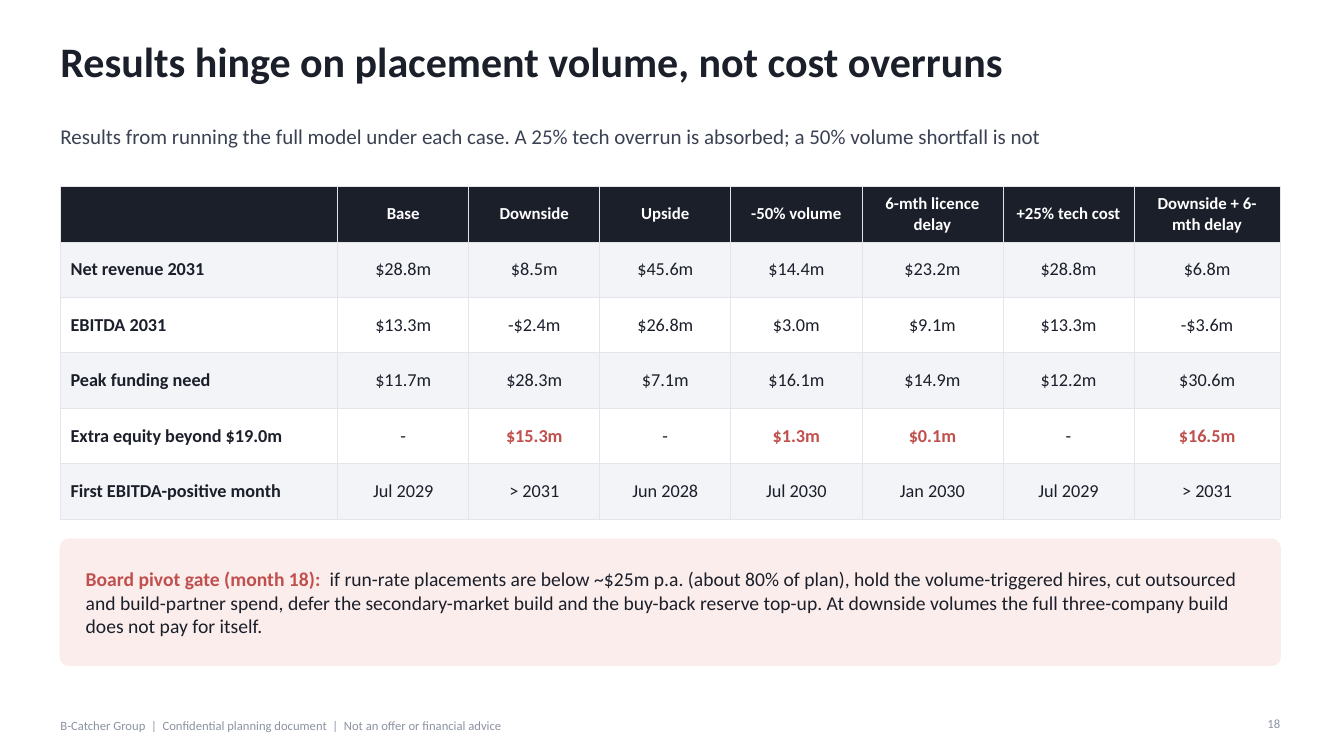
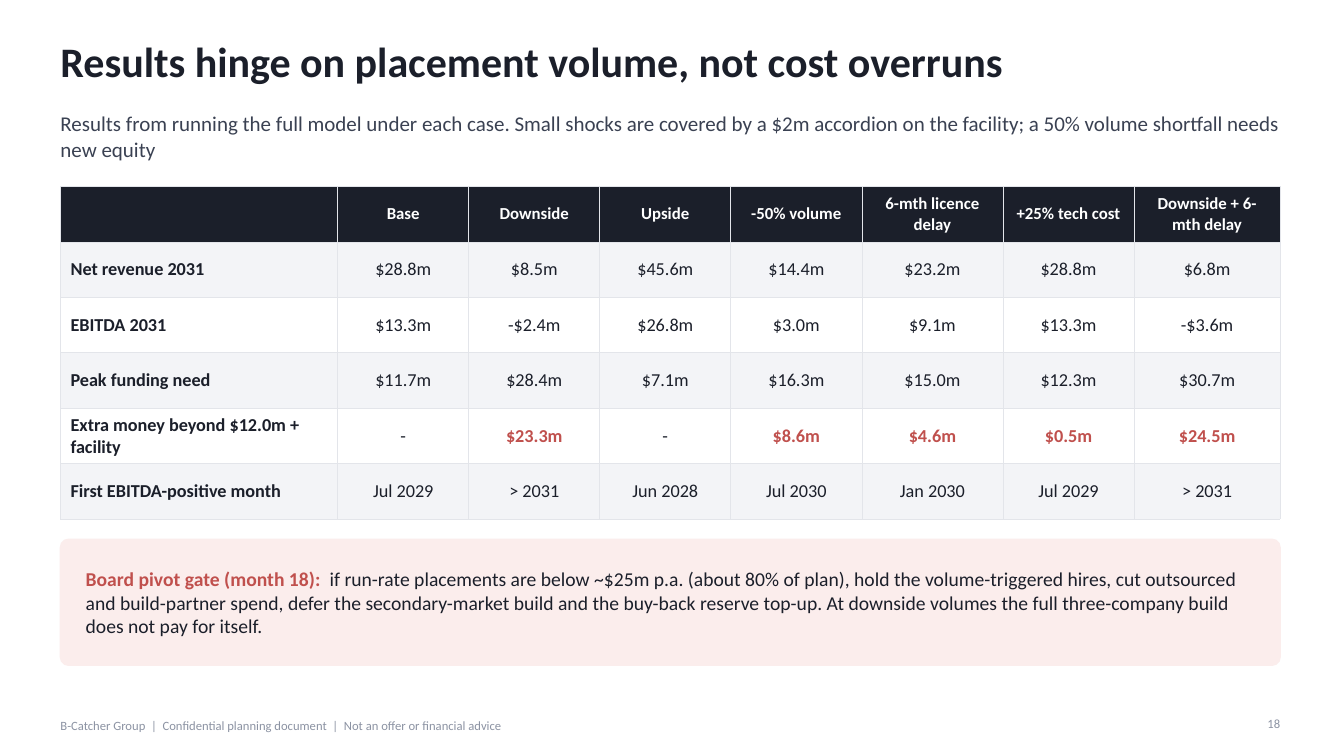
Before and after one commit to SimonQTangible/github-slideshow, a slide deck: slide 18 of bcatcher-group/BCatcher_Group_Investor_Deck_v10.pptx. Drawn at 1344x756 pixels with LibreOffice and Linux fonts; fonts in the diff are those of the drawing. Boxes give left, top, right and bottom in pixels: in the first picture for what was removed or moved away, otherwise in the second. Text is boxed around its words. In the diff, an @@ line names an element or a change of style, - is before the commit and + after.

```diff
--- a/bcatcher-group/BCatcher_Group_Investor_Deck_v10.pptx
+++ b/bcatcher-group/BCatcher_Group_Investor_Deck_v10.pptx
@@ text at (60, 116, 1278, 161): text changed @@
-Results from running the full model under each case. A 25% tech overrun is absorbed; a 50% volume shortfall is not
+Results from running the full model under each case. Small shocks are covered by a $2m accordion on the facility; a 50% volume shortfall needs new equity
@@ table at (60, 187, 1280, 504) @@
-row 4: Peak funding need | $11.7m | $28.3m | $7.1m | $16.1m | $14.9m | $12.2m | $30.6m
+row 4: Peak funding need | $11.7m | $28.4m | $7.1m | $16.3m | $15.0m | $12.3m | $30.7m
-row 5: Extra equity beyond $19.0m | - | $15.3m | - | $1.3m | $0.1m | - | $16.5m
+row 5: Extra money beyond $12.0m + facility | - | $23.3m | - | $8.6m | $4.6m | $0.5m | $24.5m
```
Also in this commit, not shown: 7 other slides changed, 28 other files.
